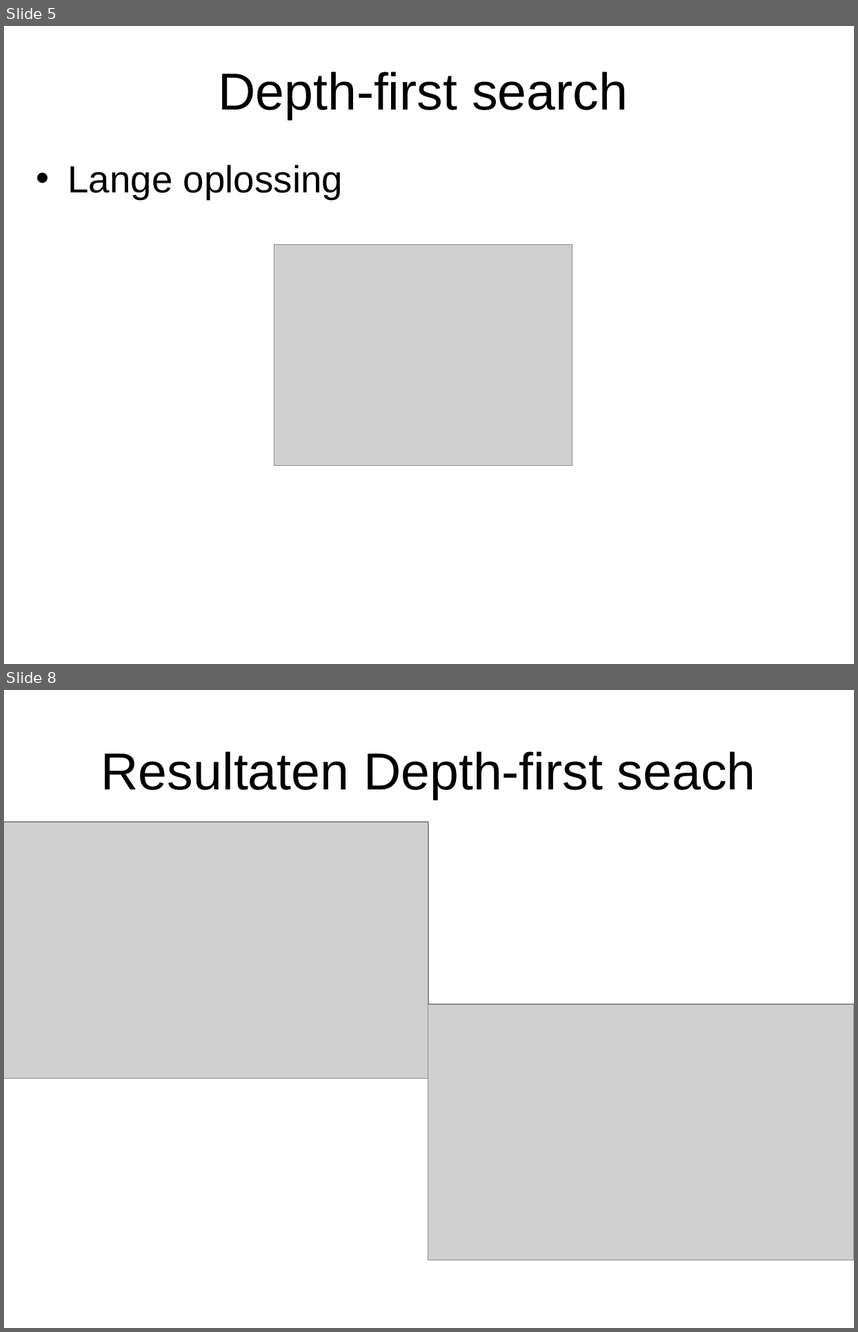
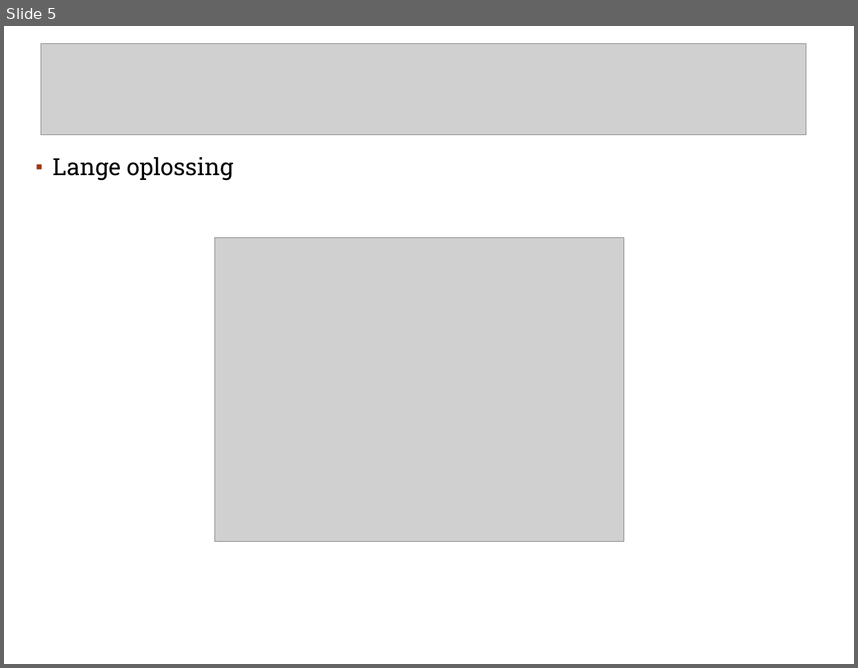
Before and after one commit to A-meerdervan/RushHourGit, a slide deck: eindpresentatie.ppt. Shown one above the other, each under a label of ours: slides 5 and 8 before the commit, slide 5 after it; the slides between them are not shown. The pictures are 858x1332 and 858x668 pixels, drawn with LibreOffice and Linux fonts; fonts in the diff are those of the drawing; grey boxes stand for pictures; background and template pictures are left out. Boxes give left, top, right and bottom in pixels: in the first picture for what was removed or moved away, otherwise in the second. Text is boxed around its words. In the diff, an @@ line names an element or a change of style, - is before the commit and + after.

```diff
--- a/eindpresentatie.ppt
+++ b/eindpresentatie.ppt
@@ slide 8 removed at <box>4,690,854,1328</box>, background picture (left out) @@
@@ title removed at <box>101,751,756,799</box> @@
-Resultaten Depth-first seach
@@ picture removed at <box>4,822,429,1078</box> @@
@@ picture removed at <box>428,1004,854,1259</box> @@
@@ slide 5 changed as well @@
@@ picture added at <box>41,44,806,135</box> @@
@@ title removed at <box>218,72,628,119</box> @@
-Depth-first search
@@ text "Lange oplossing" at <box>52,157,233,181</box>: size 32 to 20 pt, font Arial to Roboto Slab; bullet • to ▪; line spacing 1 to 0.9; more space between paragraphs; bullet colour #000000 to #9E3611 @@
@@ picture: place and size @@
-picture at <box>274,245,573,466</box>
+picture at <box>215,238,624,541</box>
```
Also in this commit, not shown: 2 other slides changed, 9 slides added, 8 other slides removed, 3 other files.
